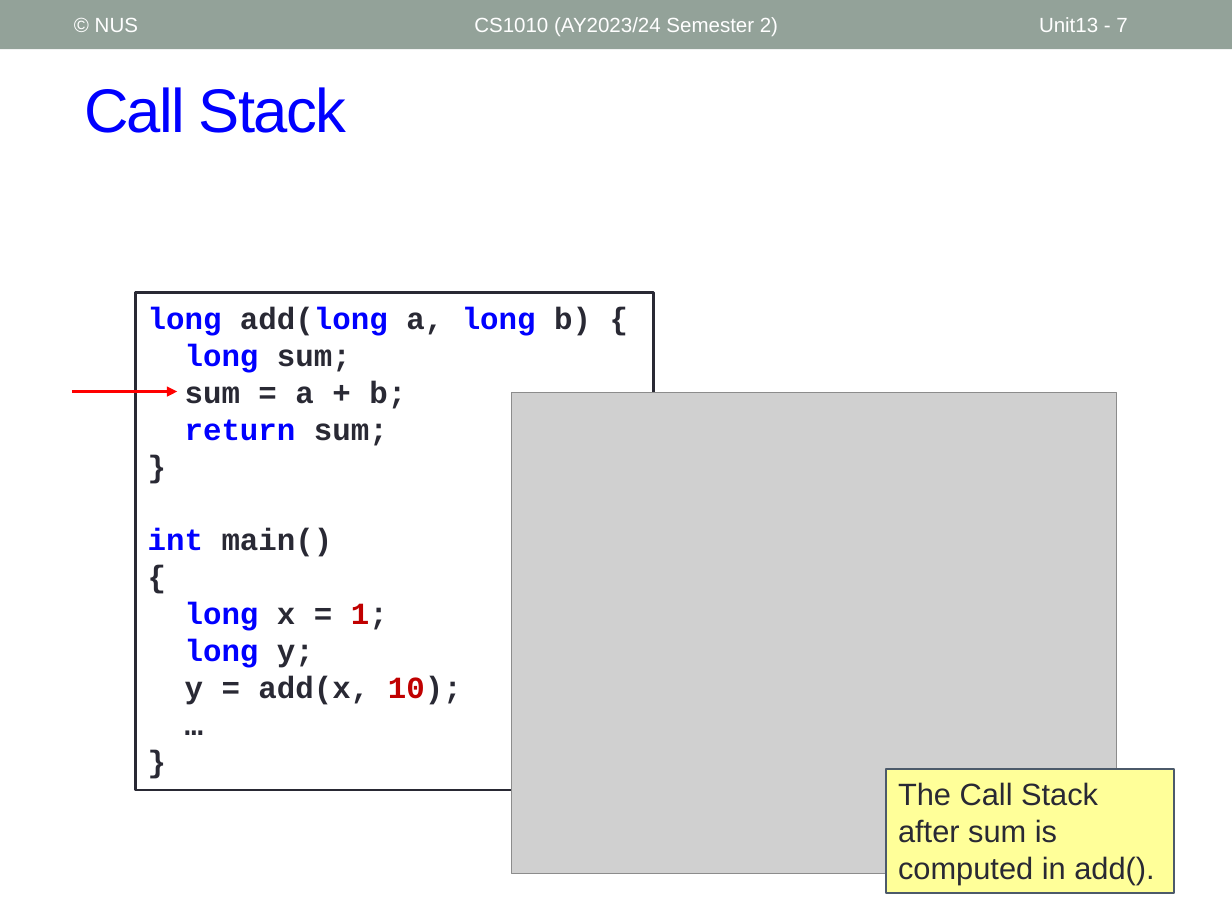
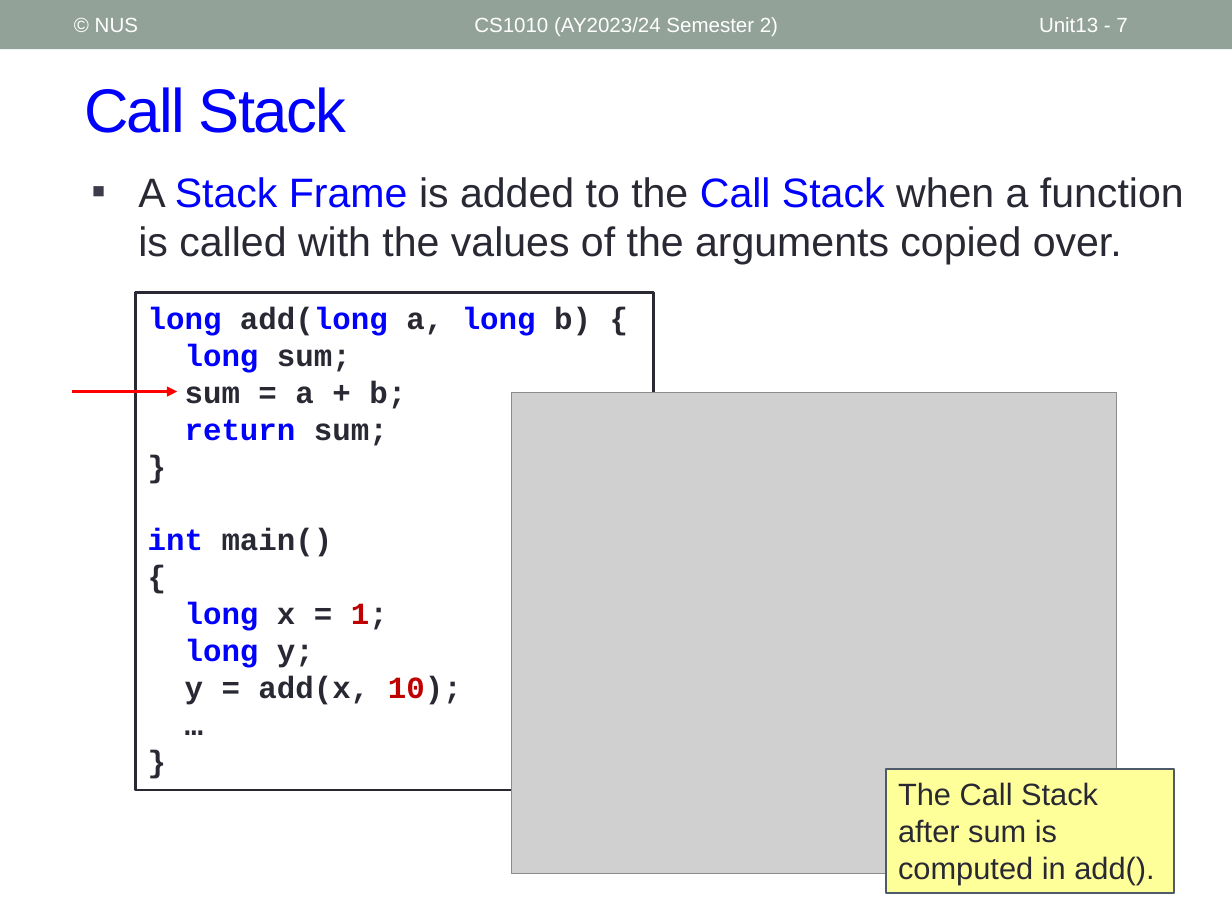
Before and after one commit to nus-cs1010-2425-s2/website, a slide deck: slide 7 of slides/Unit13_Call Stack.pptx. Drawn at 1232x924 pixels with LibreOffice and Linux fonts; fonts in the diff are those of the drawing; grey boxes stand for pictures. Boxes give left, top, right and bottom in pixels: in the first picture for what was removed or moved away, otherwise in the second. Text is boxed around its words. In the diff, an @@ line names an element or a change of style, - is before the commit and + after.

```diff
--- a/slides/Unit13_Call Stack.pptx
+++ b/slides/Unit13_Call Stack.pptx
@@ text added at bbox=[138, 177, 1184, 264], 24 pt, text #292934 @@
+▪ A Stack Frame is added to the Call Stack when a function is called with the values of the arguments copied over.
```
Also in this commit, not shown: 4 other slides changed, 5 other files.
